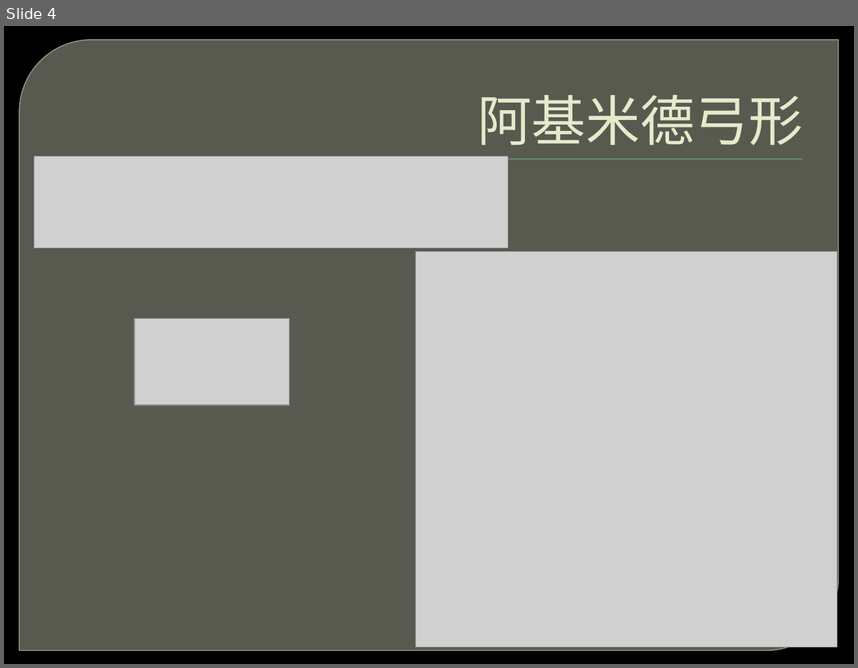
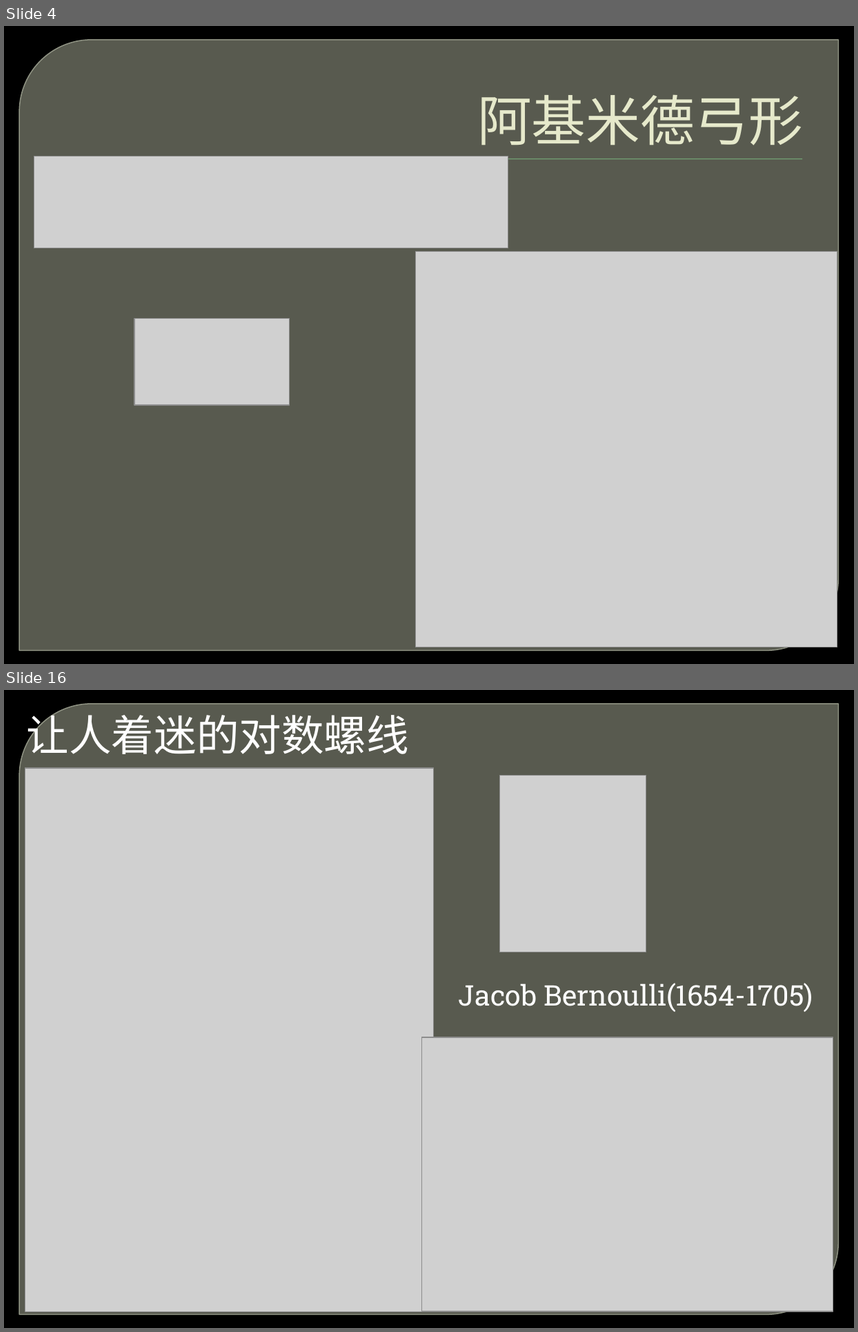
Before and after one commit to liu6tot/Coursera-LNU, a slide deck: 2015-第八讲.pptx. Shown one above the other, each under a label of ours: slide 4 before the commit, slides 4 and 16 after it; the slides between them are not shown. The pictures are 858x668 and 858x1332 pixels, drawn with LibreOffice and Linux fonts; fonts in the diff are those of the drawing; grey boxes stand for pictures; background and template pictures are left out. Boxes give left, top, right and bottom in pixels: in the first picture for what was removed or moved away, otherwise in the second. Text is boxed around its words. In the diff, an @@ line names an element or a change of style, - is before the commit and + after.

```diff
--- a/2015-第八讲.pptx
+++ b/2015-第八讲.pptx
@@ slide 16 added at (4, 690, 854, 1328), background picture (left out); not listed: 1 template element that a slide beside it also shows @@
@@ text added at (27, 707, 409, 754), 36 pt, text #FFFFFF @@
+让人着迷的对数螺线
@@ picture added at (25, 768, 433, 1312) @@
@@ picture added at (499, 775, 646, 952) @@
@@ text added at (459, 983, 813, 1012), 24 pt, text #FFFFFF @@
+Jacob Bernoulli(1654-1705)
@@ picture added at (422, 1037, 833, 1310) @@
```
Also in this commit, not shown: 1 slide changed, 19 other slides added.
